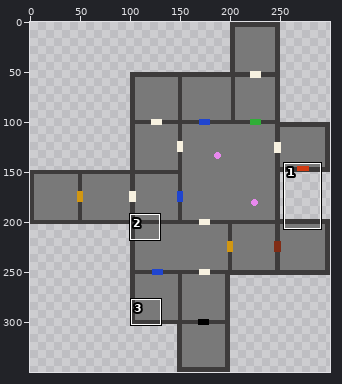
Sprite sheet: src/assets/images/background/mini_map_background.png. Above, an overview of the earlier version with the close-up marked.
Close-up. As it was:
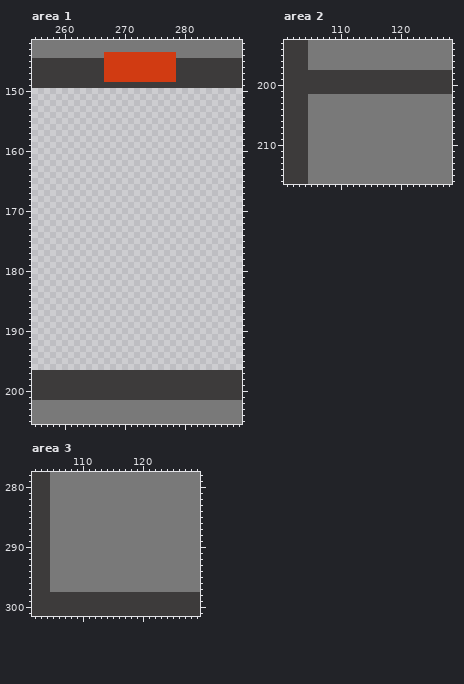
The file is 300x350 pixels. Pixels under 10% opacity are left out. Shown: area 1: x 255..289, y 142..205; area 2: x 101..128, y 193..216; area 3: x 102..129, y 278..301.
Once edited:
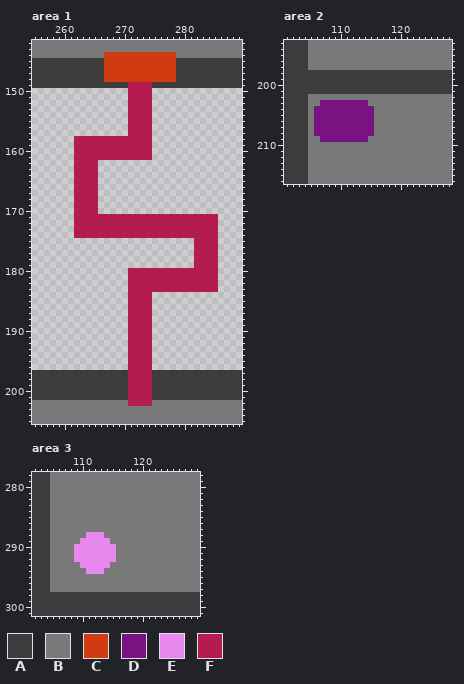
Palette (. is transparent): A #3d3b3b  B #797979  C #d13b12  D #7b1282  E #e888ee  F #b41b4e
From old to new:
Area 1:
y 149: x 271..274 AAAA -> FFFF
y 150..157: x 271..274 .... -> FFFF
y 158..161: x 262..274 ............. -> FFFFFFFFFFFFF
y 162..170: x 262..265 .... -> FFFF
y 171..174: x 262..285 ........................ -> FFFFFFFFFFFFFFFFFFFFFFFF
y 175..179: x 282..285 .... -> FFFF
y 180..183: x 271..285 ............... -> FFFFFFFFFFFFFFF
y 184..196: x 271..274 .... -> FFFF
y 197..201: x 271..274 AAAA -> FFFF
y 202: x 271..274 BBBB -> FFFF
Area 2:
y 203: x 107..114 BBBBBBBB -> DDDDDDDD
y 204..208: x 106..115 BBBBBBBBBB -> DDDDDDDDDD
y 209: x 107..114 BBBBBBBB -> DDDDDDDD
Area 3:
y 288: x 111..113 BBB -> EEE
y 289: x 110..114 BBBBB -> EEEEE
y 290..292: x 109..115 BBBBBBB -> EEEEEEE
y 293: x 110..114 BBBBB -> EEEEE
y 294: x 111..113 BBB -> EEE
Boxes around the changes in both close-ups, in picture pixels (x1, y1, x2, y2):
changed: (74, 82, 218, 406)
changed: (314, 100, 374, 142)
changed: (74, 532, 116, 574)
